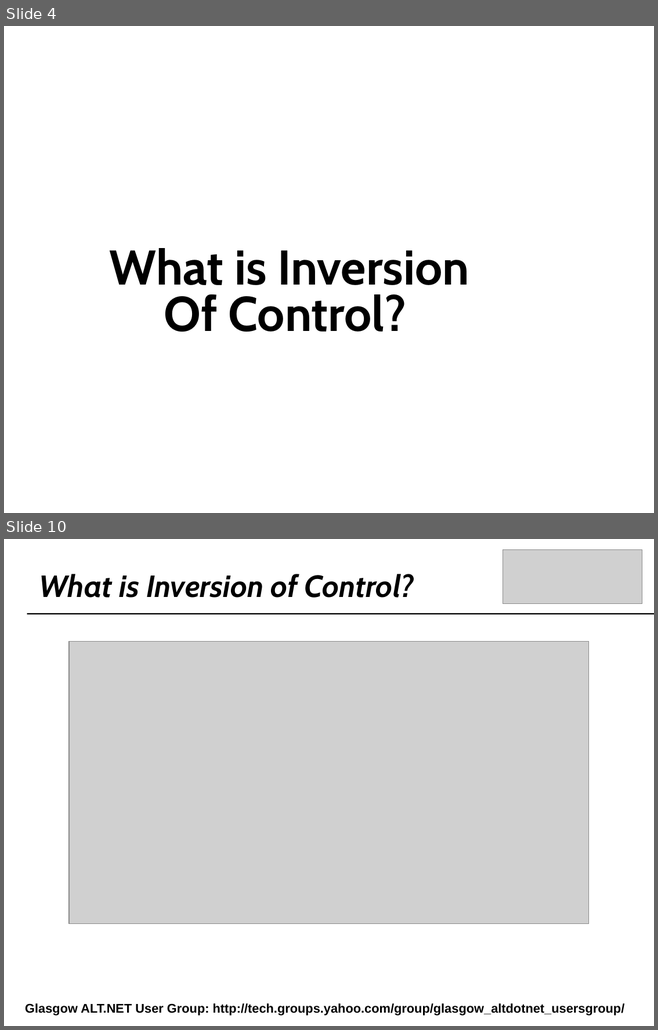
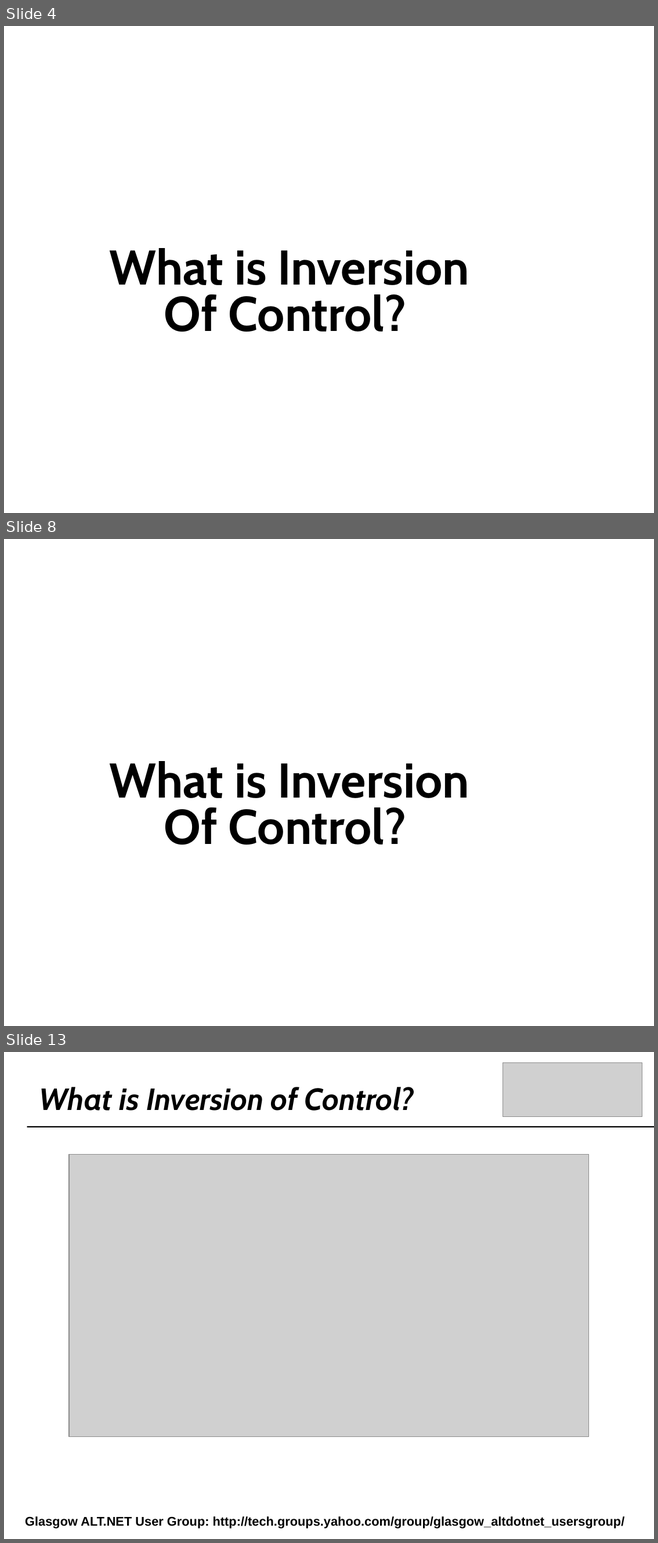
Before and after one commit to craignicol/scotaltdotnet, a slide deck: belfast/IOC-TDD-And Testability.ppt. Shown one above the other, each under a label of ours: slides 4 and 10 before the commit, slides 4, 8 and 13 after it; the slides between them are not shown. The pictures are 658x1030 and 658x1543 pixels, drawn with LibreOffice and Linux fonts; fonts in the diff are those of the drawing; grey boxes stand for pictures; background and template pictures are left out. Boxes give left, top, right and bottom in pixels: in the first picture for what was removed or moved away, otherwise in the second. Text is boxed around its words. In the diff, an @@ line names an element or a change of style, - is before the commit and + after.

```diff
--- a/belfast/IOC-TDD-And Testability.ppt
+++ b/belfast/IOC-TDD-And Testability.ppt
@@ slide 8 added at (4,539,654,1026), background picture (left out) @@
@@ text added at (109,761,469,845), 54 pt, text #000000, bold @@
+What is Inversion
+Of Control?
@@ what was slide 10 is now slide 13 @@
```
Also in this commit, not shown: 8 slides changed, 4 other slides added, 7 other files.
